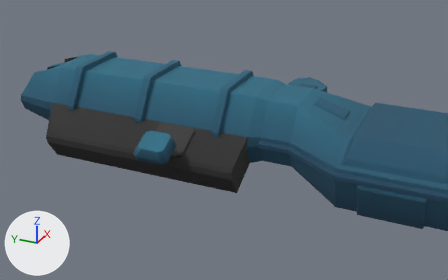
The glTF model game/bin/data/core/models/player/destroyer.glb, before and after one commit.
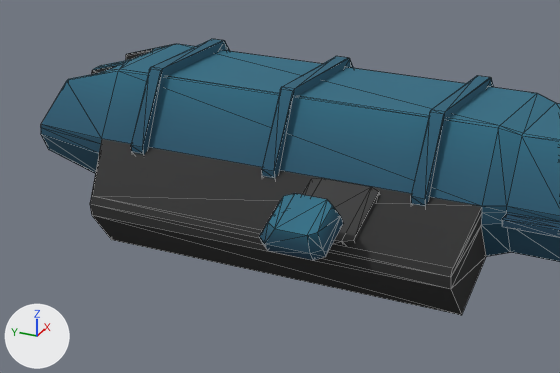
Old and new are each drawn whole from a 50 mm camera at (-65.9, -23.6, 28.7) aimed at (-8.5, 2.3, 0.0) and again close up on the part from 0% to 64% of the width and 11% to 80% of the height. Every picture has the same lights, and +X, +Y and +Z are marked at lower left. The close-ups show mesh edges as thin lines. Objects named as collision shapes, trigger or cutter boxes, shadow casters or lower levels of detail are left out. Where no turn or scale is listed for an object, it has been applied to the vertices.
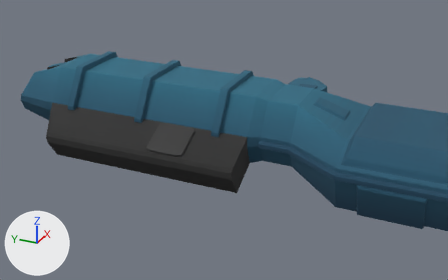
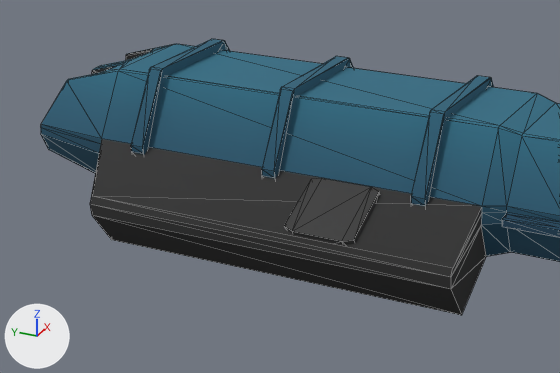
Location of each change, (x1, y1, x2, y2) in pixels of the close-ups (560 x 373 px):
```json
{"object": "Cube.006", "change": "deleted", "before": [259, 194, 344, 260], "on screen": "blue"}
```

Scene script edits in JSON lines:
```json
{"op": "remove", "block": "ob_cube_006", "code": ["ob_cube_006 = bpy.data.objects.new('Cube.006', me_cube_008)", "ob_cube_006.location = (-3.61, 7.06, 0.0)"]}
```
